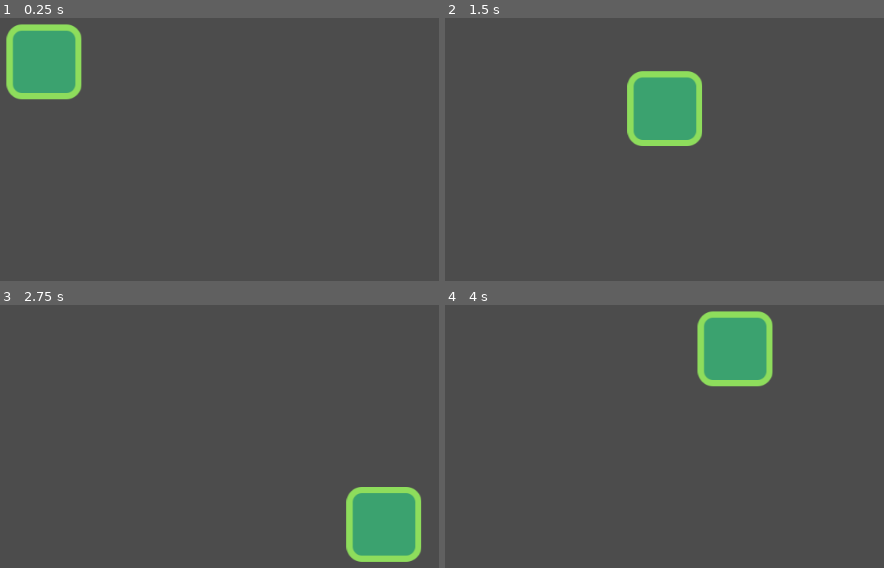
Above: before the commit, frames 1-4 (two rows, left to right).
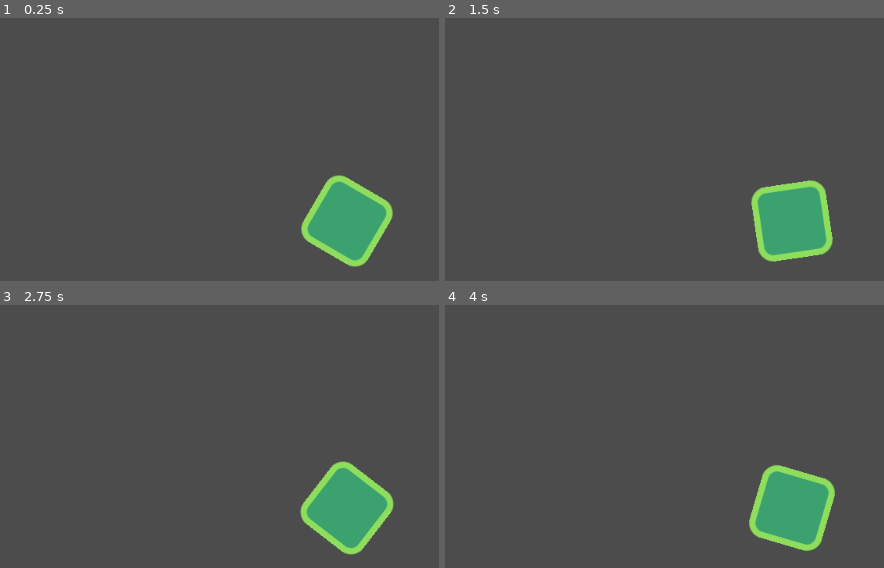
Above: after the commit, the same moments.

Repository: sockmaster27/Dentagra
Game: Godot game, scene res://PvP Mode.tscn
The game is run twice, just before and just after one commit, with the same random seed, the same clock (stepped at 60 frames per second) and the same inputs. The project has no main scene, so this scene is started directly.
Inputs (mouse positions are in pixels of both pictures, inside the frame that each line leads up to):
- Up to frame 1 (0.25 s): no input
- Up to frame 2 (1.5 s): tap Enter at 0.5 s; move the mouse to (outside the picture) at 0.52 s; hold D (move_right) 0.53-1.28 s; move the mouse to (633, 244) at 1.27 s; hold S (move_down) from 1.28 s (still down)
- Up to frame 3 (2.75 s): move the mouse to (425, 404) at 2.02 s; release S (move_down) at 2.03 s; hold D (move_right) from 2.03 s (still down)
- Up to frame 4 (4 s): move the mouse to (outside the picture) at 2.77 s; release D (move_right) at 2.78 s; hold W (move_up) 2.78-3.53 s; move the mouse to (outside the picture) at 3.52 s; hold A (move_left) from 3.53 s (still down)

The runs differ from the first frame. In frame 1, 9.6% of the frame differs, in the area x 1-90%, y 2-95%; in frame 2, 9.5%; in frame 3, 6.4%; in frame 4, 9.6%, in the area x 57-89%, y 2-94%.

Commit message:
Player movements Færdig

Diff:
--- a/Player.gd
+++ b/Player.gd
@@ -1,10 +1,9 @@
 extends KinematicBody2D
 
 export var speed: = 300
-var velocity = Vector2()
 
-func calculate_direction():
-	velocity = Vector2()
+func get_movement() -> Vector2:
+	var velocity := Vector2()
 	if Input.is_action_pressed("move_up"):
 		velocity.y -= 1
 	if Input.is_action_pressed('move_down'):
@@ -14,7 +13,9 @@
 	if Input.is_action_pressed('move_right'):
 		velocity.x += 1
 	velocity = velocity.normalized() * speed
+	return velocity
 
 func _physics_process(delta: float) -> void:
-	calculate_direction()
-	velocity = move_and_slide(velocity)
+	var velocity = get_movement()
+	look_at(get_global_mouse_position())
+	move_and_slide(velocity)
--- a/PvP Mode.tscn
+++ b/PvP Mode.tscn
@@ -14,15 +14,13 @@
 script = ExtResource( 2 )
 
 [node name="CollisionShape2D" type="CollisionShape2D" parent="Player"]
-position = Vector2( -3.63367, -48 )
 shape = SubResource( 1 )
 
 [node name="sprite" type="Sprite" parent="Player"]
-position = Vector2( -3.63367, -48 )
 texture = ExtResource( 1 )
 
 [node name="Player Camera2D" type="Camera2D" parent="Player"]
-position = Vector2( 0, 1.81682 )
+current = true
 
 [node name="Enemy" type="KinematicBody2D" parent="."]
 
